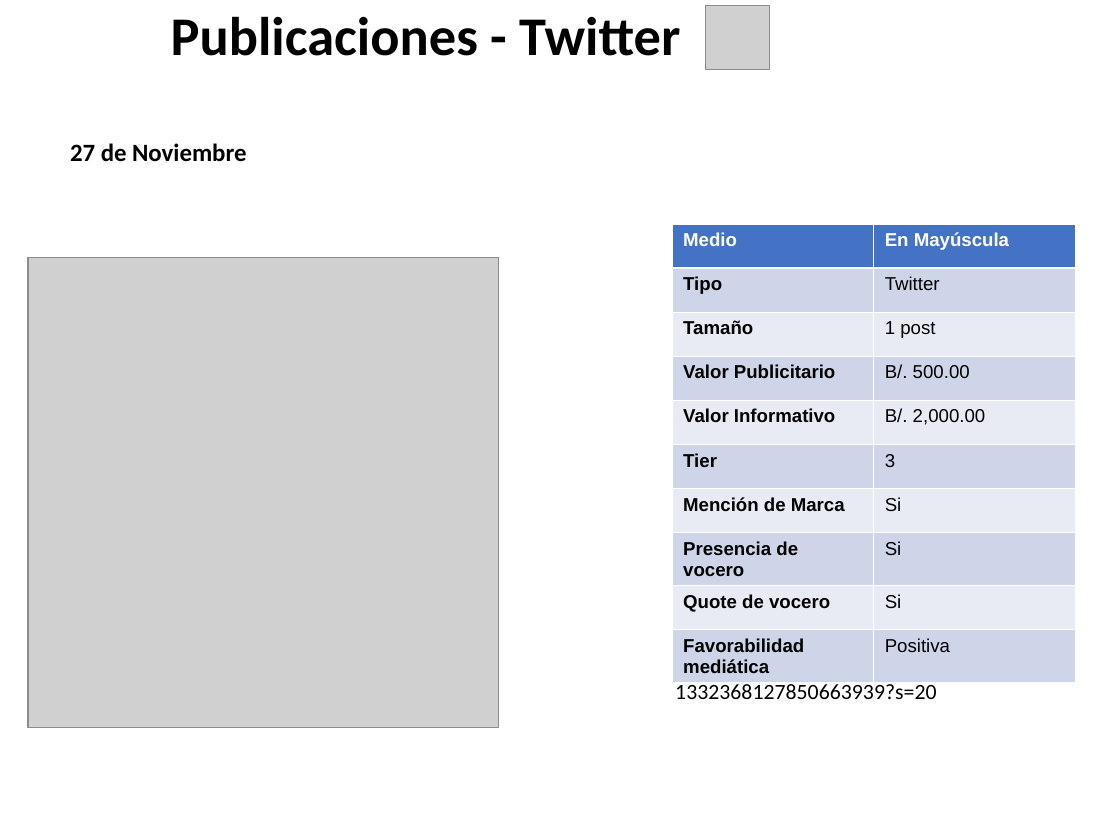
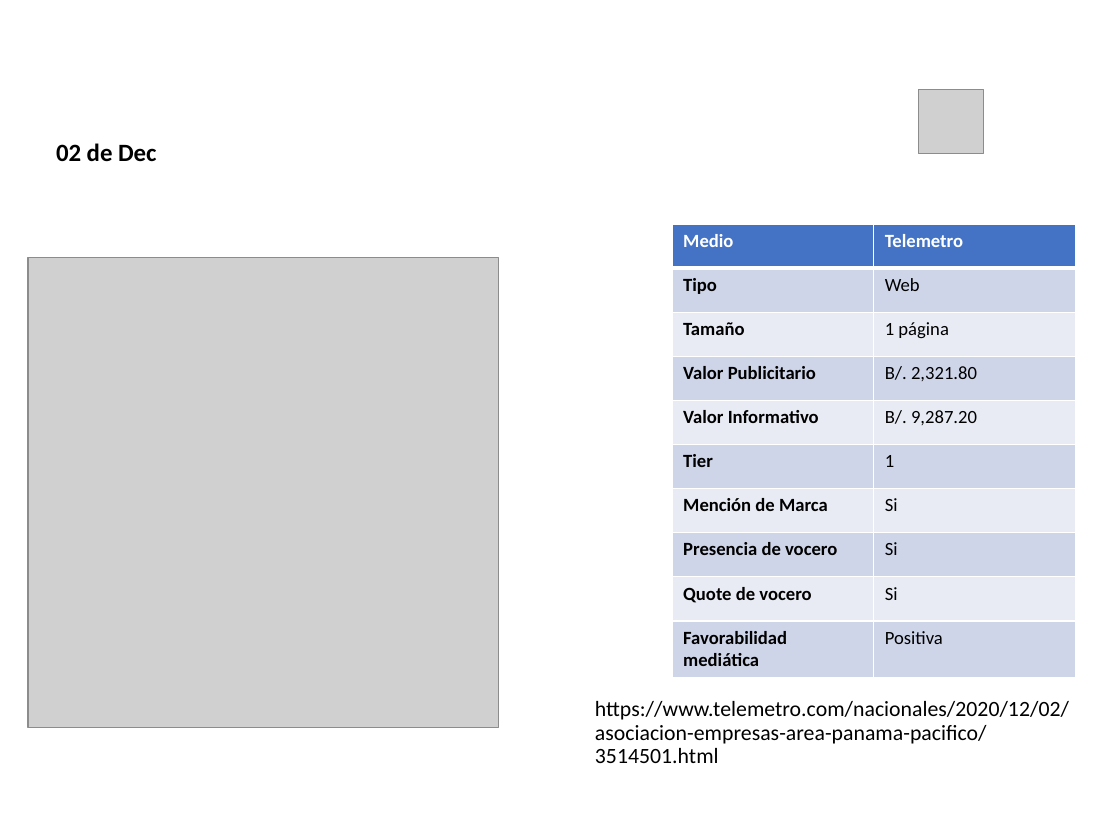
Before and after one commit to dgarci23/Report-Generator, a slide deck: slide 3 of Presentacion Terminada.pptx (slide 26 before the commit). Drawn at 1120x840 pixels with LibreOffice and Linux fonts; fonts in the diff are those of the drawing; grey boxes stand for pictures; background and template pictures are left out. Boxes give left, top, right and bottom in pixels: in the first picture for what was removed or moved away, otherwise in the second. Text is boxed around its words. In the diff, an @@ line names an element or a change of style, - is before the commit and + after.

```diff
--- a/Presentacion Terminada.pptx
+++ b/Presentacion Terminada.pptx
@@ title at [171,16,680,56]: text changed; text colour #000000 to #FFFFFF @@
-Publicaciones - Twitter
+Publicaciones - Web
@@ picture removed at [706,6,769,69] @@
@@ picture added at [918,90,983,153] @@
@@ text at [56,143,157,162]: text changed @@
-27 de Noviembre
+02 de Dec
@@ table at [672,224,1075,670] @@
-row 1, column 2: En Mayúscula
+row 1, column 2: Telemetro
-row 2, column 2: Twitter
+row 2, column 2: Web
-row 3, column 2: 1 post
+row 3, column 2: 1 página
-row 4, column 2: B/. 500.00
+row 4, column 2: B/. 2,321.80
-row 5, column 2: B/. 2,000.00
+row 5, column 2: B/. 9,287.20
-row 6, column 2: 3
+row 6, column 2: 1
@@ font Arial to Calibri in "Medio", "Tipo", "Tamaño", "Valor Publicitario" and 10 more places @@
@@ text removed at [675,657,1070,699] @@
-https://twitter.com/enmayuscula507/status/1332368127850663939?s=20
@@ text added at [595,701,1069,763], 14 pt, text #000000 @@
+https://www.telemetro.com/nacionales/2020/12/02/asociacion-empresas-area-panama-pacifico/3514501.html
```
Also in this commit, not shown: 22 other slides changed, 3 slides removed, 4 other files.
